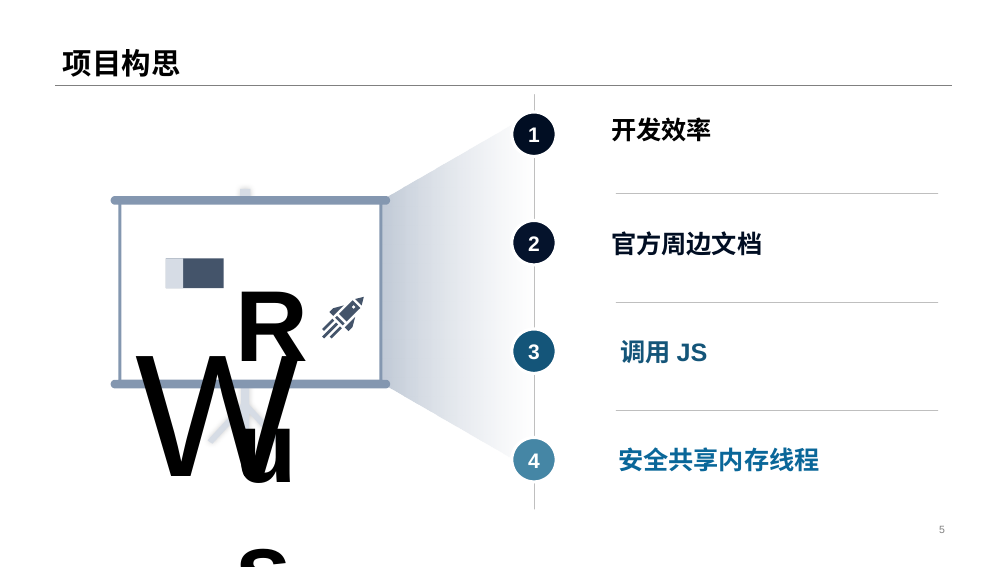
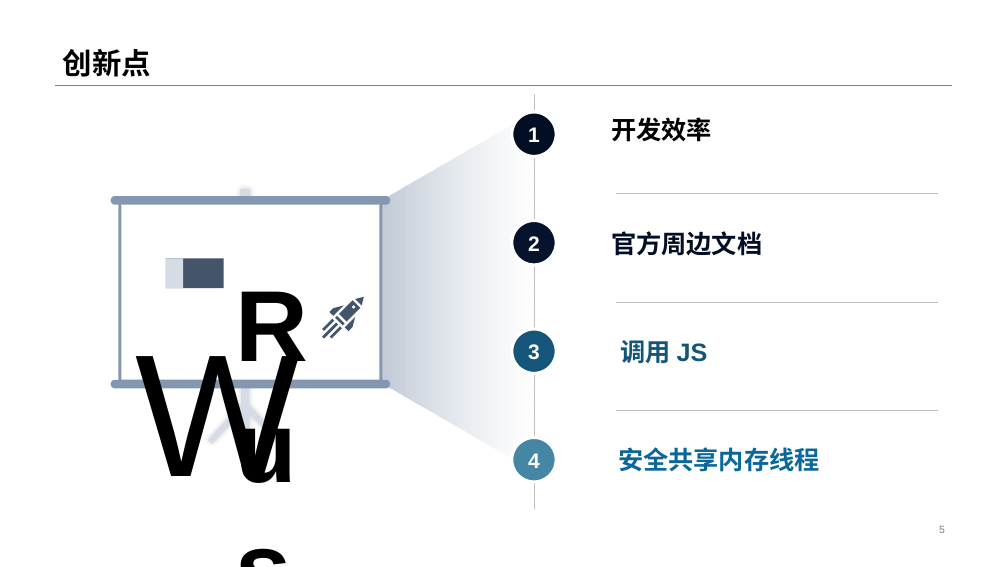
Before and after one commit to OSH-2020/x-gkd, a slide deck: slide 5 of temp/中期报告 Rust 0.0.pptx. Drawn at 1008x567 pixels with LibreOffice and Linux fonts; fonts in the diff are those of the drawing. Boxes give left, top, right and bottom in pixels: in the first picture for what was removed or moved away, otherwise in the second. Text is boxed around its words. In the diff, an @@ line names an element or a change of style, - is before the commit and + after.

```diff
--- a/temp/中期报告 Rust 0.0.pptx
+++ b/temp/中期报告 Rust 0.0.pptx
@@ title at [63, 49, 151, 77]: text changed @@
-项目构思
+创新点
```
Also in this commit, not shown: 1 slide removed.
